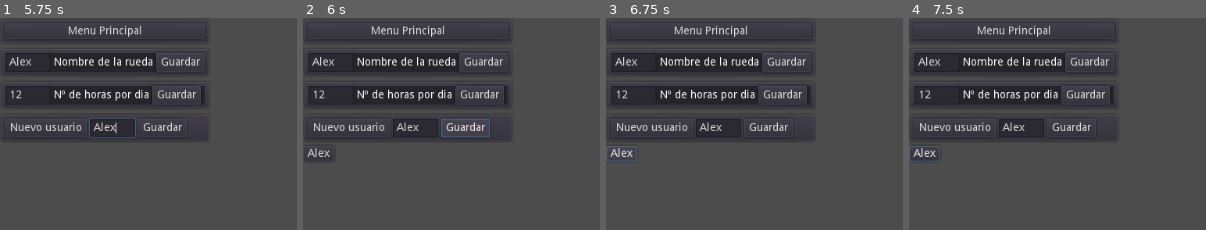
Above: before the commit, frames 1-4 (left to right).
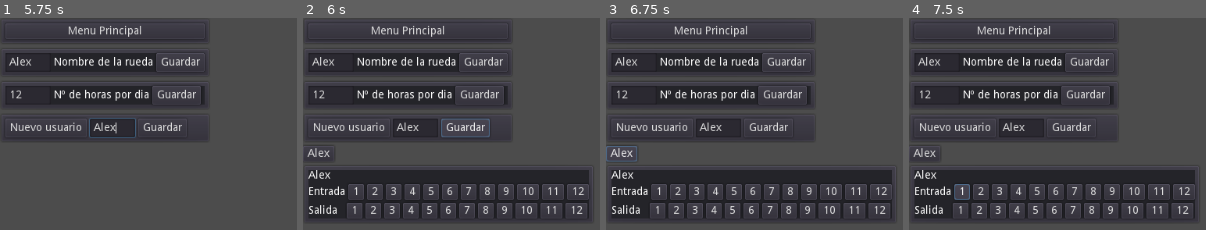
Above: after the commit, the same moments.

Repository: juanantoniogit/Rueda_v1.0
Game: Godot game, scene res://Menu principal/MenuPincipal.tscn
Same seed, same stepped clock (60 frames per second), same inputs: the game is played once before the commit and once after it.
Inputs (mouse positions are in pixels of both pictures, inside the frame that each line leads up to):
- Up to frame 1 (5.75 s): click "Nueva rueda" at 0.5 s; click (26, 62) at 1.27 s; type "Alex" at 1.35 s; click "Guardar" at 2 s; click (26, 94) at 2.77 s; type "12" at 2.85 s; click "Guardar" at 3.5 s; click "Nuevo usuario" at 4.25 s; click (112, 128) at 5.02 s; type "Alex" at 5.1 s
- Up to frame 2 (6 s): click "Guardar" at 5.75 s
- Up to frame 3 (6.75 s): click "Alex" at 6.5 s
- Up to frame 4 (7.5 s): click (962, 191) at 7.25 s, where only the run after the commit has a clickable "1"

Frame 1 is identical in both runs. In frame 2, 14% of the frame differs, in the area x 1-97%, y 71-96%; in frame 3, 14%; in frame 4, 14%, in the area x 0-97%, y 60-96%.

Commit message:
Add files via upload

Diff:
--- a/Configuracion/Configuracion.gd
+++ b/Configuracion/Configuracion.gd
@@ -31,7 +31,7 @@
 	pass
 func _on_guardar_pressed():
 	Global.NombreRueda = nombreRueda
-	print (Global.NombreRueda)
+#	print (Global.NombreRueda)
 	pass
 #__________________________________Numero de horas del cuadrante
 var numHoras = 0
@@ -40,20 +40,28 @@
 	var regex = RegEx.new()
 	regex.compile("^[0-9]+$")
 	var result = regex.search(new_text)
-	print(result)
+#	print(result)
 	if result == null:
-		$VBoxContainer/HorasDia/HBoxContainer/ButtonHorasDia.hide()
 		$"VBoxContainer/Error ".show()
-		print ("NO has escrito un numero")
+#		print ("NO has escrito un numero")
 	else:
 		numHoras = new_text
+		$"VBoxContainer/Error ".hide()
+		limiteHoras()
+#		print (new_text)
+	pass
+func limiteHoras():
+	if int(numHoras) > 24:
+		$VBoxContainer/LimiteHoras.show()
+		$VBoxContainer/HorasDia/HBoxContainer/ButtonHorasDia.hide()
+	else:
+		$VBoxContainer/LimiteHoras.hide()
 		$VBoxContainer/HorasDia/HBoxContainer/ButtonHorasDia.show()
-		$"VBoxContainer/Error ".hide()
-		print (new_text)
+		pass
 	pass
 func _on_ButtonHorasDia_pressed():
 	Global.numHoras = numHoras
-	print (Global.numHoras)
+#	print (Global.numHoras)
 	pass
 #__________________________________Nombre nuevo usuario
 var userName = null
@@ -68,34 +76,43 @@
 	Global.numUser += 1
 	Global.nombreUser = userName
 	Global.CrearUser()
-	#_________Instancio un boton con el nombre del nuevo usuario
+	#_________coloca un VBox a cada usuario creado para organizar el espacio
 	var espacio = VBoxContainer.new()
-	espacio.set_name("hola")
-	var nombreEspacio = espacio.get_name()
-	$VBoxContainer/Usuarios/VBoxContainer/HBoxContainer.add_child(espacio)
+	espacio.set_name("ContenedorUser-" + str(Global.numUser))
+	var contenedorUsers = "VBoxContainer/Usuarios/VBoxContainer/HBoxContainer/"
+	get_node(contenedorUsers).add_child(espacio)
 	#_________Instancio un boton con el nombre del nuevo usuario
 	var usuario = Button.new()
 	usuario.set_name(userName)
 	usuario.set_text(userName)
-	var contenedorUsers = "VBoxContainer/Usuarios/VBoxContainer/HBoxContainer/"
+	var nombreEspacio = espacio.get_name()
 	get_node(str(contenedorUsers) + str(nombreEspacio)).add_child(usuario)
 	#_________Instancia la configuracion de usuario en cada usuario
-	var nuevoBoton = (str(contenedorUsers) + str(nombreEspacio) + str(usuario.name))
+	var nuevoBoton = (str(contenedorUsers) + str(nombreEspacio) + "/" + str(usuario.name))
 	var nuevaConfigUser = confiUser.instance()
-	print (nuevoBoton)
-	print ("nombre del nodo: " + str(nombreEspacio))
-#	get_node(nuevoBoton).add_child(nuevaConfigUser)
+	get_node(str(contenedorUsers) + str(nombreEspacio)).add_child(nuevaConfigUser)
+#	get_node(str(contenedorUsers) + str(nombreEspacio) + "/Config Usuario").hide()
+	#_________Almacena el usuario en el Global
+	Global.CrearUser()
+	var conectarUserFuncion = "conectarBoton" + str(userName)
+
+
 	#_________Conecta el boton instanciado con la funcion usuarioPressed
-	usuario.connect("pressed", self, "usuarioPressed")
+	usuario.connect("pressed", self, conectarUserFuncion)
+
 	pass
 
 
 #__________________________________Conecta el boton del usuario con la configuracion del mismo
 #signal conectBotonConfigUser
-func usuarioPressed():
+func conectarBotona():
+#	get_node(str(contenedorUsers) + str(nombreEspacio) + "/Config Usuario").show()
+#	print(.name)
+#	print(get_parent().get_node("Config Usuario"))
+#	print()
 #	print (userName)
 #	emit_signal("conectBotonConfigUser")
 #	print(get_node("VBoxContainer/Usuarios/VBoxContainer/HBoxContainer").get_children())
 #	var ruta = "/root/Configuracion/VBoxContainer/Usuarios/VBoxContainer/HBoxContainer"
 #	get_node(ruta).add_child(confiUser)
-	print ("pulsado")
+	print ("pulsado por: " +str(userName))
--- a/Configuracion/Configuracion.tscn
+++ b/Configuracion/Configuracion.tscn
@@ -118,7 +118,29 @@
 margin_top = 7.0
 margin_right = 262.0
 margin_bottom = 21.0
-text = "--¡¡No has escrito un numero!!--"
+text = "--¡¡Se necesita un numero entero!!!--"
+
+[node name="LimiteHoras" type="PanelContainer" parent="VBoxContainer"]
+editor/display_folded = true
+visible = false
+margin_top = 122.0
+margin_right = 269.0
+margin_bottom = 167.0
+
+[node name="Panel" type="Panel" parent="VBoxContainer/LimiteHoras"]
+margin_left = 7.0
+margin_top = 7.0
+margin_right = 262.0
+margin_bottom = 38.0
+
+[node name="Mensaje ERROR" type="Label" parent="VBoxContainer/LimiteHoras"]
+margin_left = 7.0
+margin_top = 7.0
+margin_right = 262.0
+margin_bottom = 38.0
+text = "--¡¡No puede haber mas de 24 horas al dia!!--"
+autowrap = true
+percent_visible = -0.027027
 
 [node name="NuevoUsuario" type="PanelContainer" parent="VBoxContainer"]
 editor/display_folded = true
--- a/Configuracion/configuracion de usuario/Config Usuario.gd
+++ b/Configuracion/configuracion de usuario/Config Usuario.gd
@@ -10,6 +10,8 @@
 	horasSalida()
 	Nombre()
 	pass
+
+
 #__________________________________Establece el nº de botones segun nº horas entrada
 func horasEntrada():
 	for i in range (horas):
@@ -17,7 +19,8 @@
 		BotonEntrada.set_text(str(i+1))
 		BotonEntrada.set_name(str(i+1))
 		$PanelContainer/HBoxContainer/entrada.add_child(BotonEntrada)
-		print(i)
+		var funcionName = "horaEntradaSelec" + str(i+1)
+		BotonEntrada.connect("pressed", self, funcionName)
 	pass
 	#__________________________________Establece el nº de botones segun nº horas salida
 func horasSalida():
@@ -26,10 +29,14 @@
 		BotonSalida.set_text(str(i+1))
 		BotonSalida.set_name(str(i+1))
 		$PanelContainer/HBoxContainer/salida.add_child(BotonSalida)
+		var funcionName = "horaSalidaSelec" + str(i+1)
+		BotonSalida.connect("pressed", self, funcionName)
 	pass
+
 #__________________________________Pone el nombre del usuario a editar
 func Nombre():
 	$PanelContainer/HBoxContainer/Nombre.set_text(nombre)
+
 	pass
 
 #func _process(delta):
@@ -37,3 +44,152 @@
 
 func Usuario():
 	print ("usuario")
+
+#__________________________________funciones para los botones de seleccion de hora
+#__________________________________de salida y de entrada
+#_________________________Entrada
+func horaEntradaSelec1():
+	print ("1 hora Entrada")
+	pass
+func horaEntradaSelec2():
+	print ("2 hora Entrada")
+	pass
+func horaEntradaSelec3():
+	print ("3 hora Entrada")
+	pass
+func horaEntradaSelec4():
+	print ("4 hora Entrada")
+	pass
+func horaEntradaSelec5():
+	print ("5 hora Entrada")
+	pass
+func horaEntradaSelec6():
+	print ("6 hora Entrada")
+	pass
+func horaEntradaSelec7():
+	print ("7 hora Entrada")
+	pass
+func horaEntradaSelec8():
+	print ("8 hora Entrada")
+	pass
+func horaEntradaSelec9():
+	print ("9 hora Entrada")
+	pass
+func horaEntradaSelec10():
+	print ("10 hora Entrada")
+	pass
+func horaEntradaSelec11():
+	print ("11 hora Entrada")
+	pass
+func horaEntradaSelec12():
+	print ("12 hora Entrada")
+	pass
+func horaEntradaSelec13():
+	print ("13 hora Entrada")
+	pass
+func horaEntradaSelec14():
+	print ("14 hora Entrada")
+	pass
+func horaEntradaSelec15():
+	print ("15 hora Entrada")
+	pass
+func horaEntradaSelec16():
+	print ("16 hora Entrada")
+	pass
+func horaEntradaSelec17():
+	print ("17 hora Entrada")
+	pass
+func horaEntradaSelec18():
+	print ("18 hora Entrada")
+	pass
+func horaEntradaSelec19():
+	print ("19 hora Entrada")
+	pass
+func horaEntradaSelec20():
+	print ("20 hora Entrada")
+	pass
+func horaEntradaSelec21():
+	print ("21 hora Entrada")
+	pass
+func horaEntradaSelec22():
+	print ("22 hora Entrada")
+	pass
+func horaEntradaSelec23():
+	print ("23 hora Entrada")
+	pass
+func horaEntradaSelec24():
+	print ("24 hora Entrada")
+	pass
+	#_________________________Salida
+func horaSalidaSelec1():
+	print ("1 hora Salida")
+	pass
+func horaSalidaSelec2():
+	print ("2 hora Salida")
+	pass
+func horaSalidaSelec3():
+	print ("3 hora Salida")
+	pass
+func horaSalidaSelec4():
+	print ("4 hora Salida")
+	pass
+func horaSalidaSelec5():
+	print ("5 hora Salida")
+	pass
+func horaSalidaSelec6():
+	print ("6 hora Salida")
+	pass
+func horaSalidaSelec7():
+	print ("7 hora Salida")
+	pass
+func horaSalidaSelec8():
+	print ("8 hora Salida")
+	pass
+func horaSalidaSelec9():
+	print ("9 hora Salida")
+	pass
+func horaSalidaSelec10():
+	print ("10 hora Salida")
+	pass
+func horaSalidaSelec11():
+	print ("11 hora Salida")
+	pass
+func horaSalidaSelec12():
+	print ("12 hora Salida")
+	pass
+func horaSalidaSelec13():
+	print ("13 hora Salida")
+	pass
+func horaSalidaSelec14():
+	print ("14 hora Salida")
+	pass
+func horaSalidaSelec15():
+	print ("15 hora Salida")
+	pass
+func horaSalidaSelec16():
+	print ("16 hora Salida")
+	pass
+func horaSalidaSelec17():
+	print ("17 hora Salida")
+	pass
+func horaSalidaSelec18():
+	print ("18 hora Salida")
+	pass
+func horaSalidaSelec19():
+	print ("19 hora Salida")
+	pass
+func horaSalidaSelec20():
+	print ("20 hora Salida")
+	pass
+func horaSalidaSelec21():
+	print ("21 hora Salida")
+	pass
+func horaSalidaSelec22():
+	print ("22 hora Salida")
+	pass
+func horaSalidaSelec23():
+	print ("23 hora Salida")
+	pass
+func horaSalidaSelec24():
+	print ("24 hora Salida")
+	pass
--- a/Global/Global.gd
+++ b/Global/Global.gd
@@ -5,6 +5,7 @@
 var numUser = 0
 #__________________________________
 var nombreUser = null
+var rutaBoton = null
 
 var entradaL = null
 var entradaM = null
@@ -44,6 +45,12 @@
 var JuevesSalida = {}
 var ViernesEntrada = {}
 var ViernesSalida = {}
+var nombreBotonUser = {}
+#__________________________________Añade usuarios al diccionario Usuarios
+func nombreBotonUser():
+	nombreBotonUser[rutaBoton] = nombreUser
+	print(nombreBotonUser)
+	pass
 #__________________________________Añade usuarios al diccionario Usuarios
 func CrearUser():
 	Usuarios[nombreUser] = numUser
@@ -52,20 +59,20 @@
 #__________________________________Pone la hora de entrada del lunes al usuario
 func llenaLunesEntrada():
 	LunesEntrada[nombreUser] = entradaL
-	print (LunesEntrada)
+#	print (LunesEntrada)
 	pass
 #__________________________________Pone la hora de salida del lunes al usuario
 func llenaLunesSalida():
 	LunesSalida[nombreUser] = salidaL
-	print (LunesSalida)
+#	print (LunesSalida)
 	pass
 #__________________________________Pone la hora de entrada del Martes al usuario
 func llenaMartesEntrada():
 	MartesEntrada[nombreUser] = entradaM
-	print (MartesEntrada)
+#	print (MartesEntrada)
 	pass
 #__________________________________Pone la hora de salida del Martes al usuario
 func llenaMartesSalida():
 	MartesSalida[nombreUser] = salidaM
-	print (MartesSalida)
+#	print (MartesSalida)
 	pass
